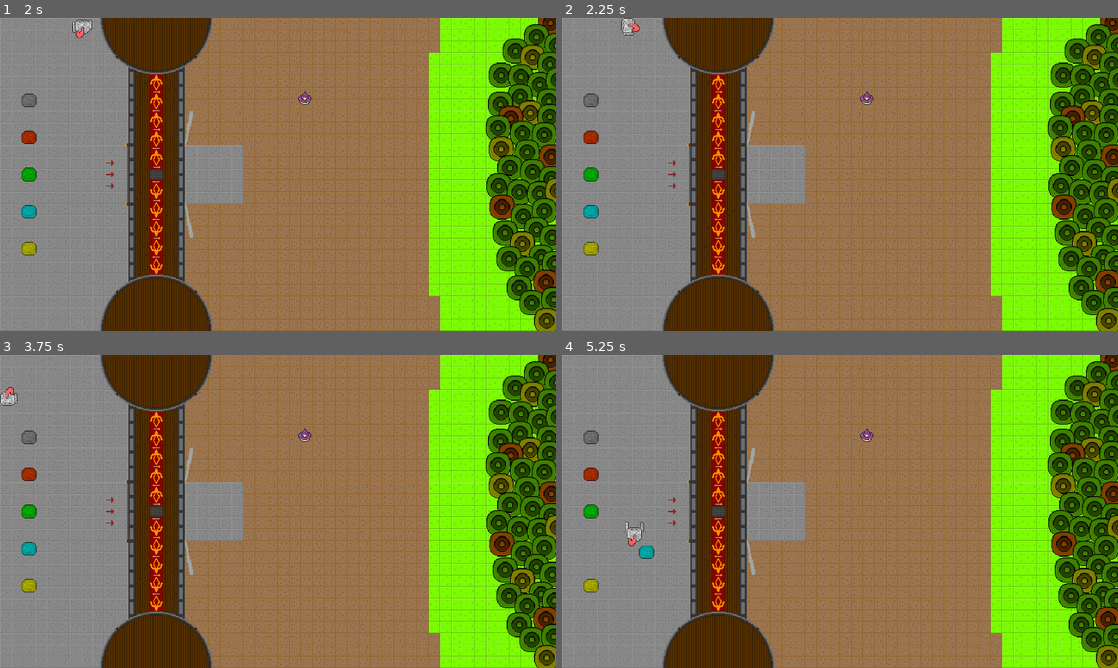
Above: before the commit, frames 1-4 (two rows, left to right).
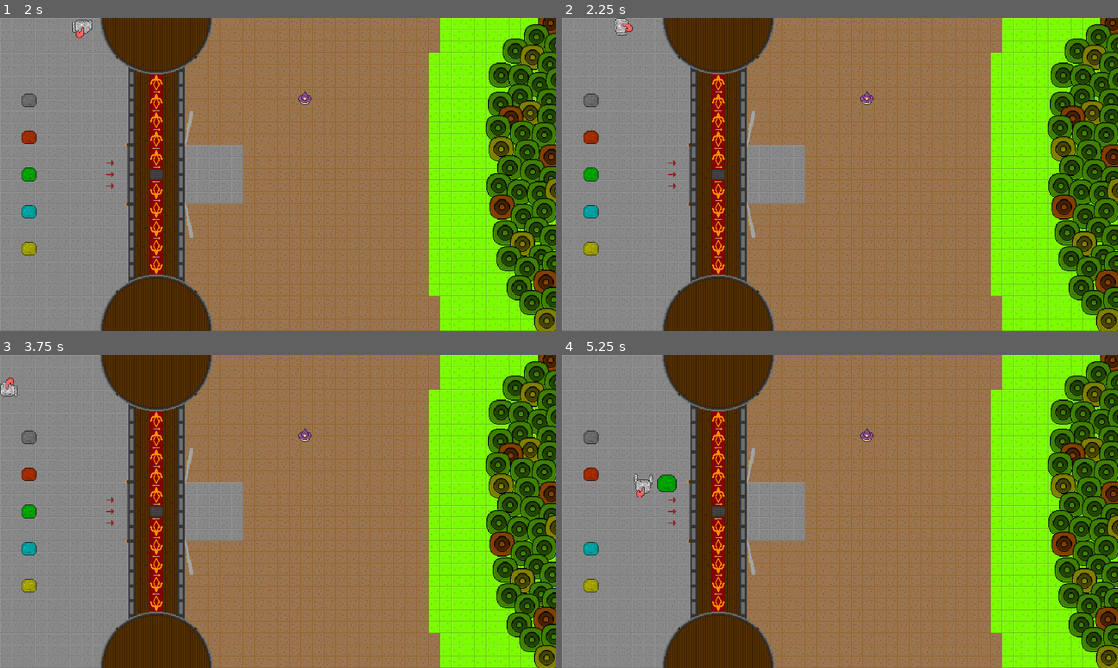
Above: after the commit, the same moments.

Repository: Nauviax/boulder-world
Game: Godot game, scene res://main_scene/main_scene.tscn
The game is run twice, just before and just after one commit, with the same random seed, the same clock (stepped at 60 frames per second) and the same inputs.
Inputs:
- Up to frame 1 (2 s): tap Enter at 0.5 s; hold Space (interact) 0.53-1.28 s; hold W (move_up) from 0.53 s (still down); tap Space (interact) at 1.35 s
- Up to frame 2 (2.25 s): tap Space (interact) at 2 s; release W (move_up) at 2.03 s; hold A (move_left) from 2.03 s (still down); hold Space (interact) from 2.03 s (still down); tap F at 2.1 s
- Up to frame 3 (3.75 s): release Space (interact) at 2.78 s; tap Space (interact) at 2.85 s; tap Enter at 3.5 s; release A (move_left) at 3.53 s; hold S (move_down) from 3.53 s (still down); hold Space (interact) from 3.53 s (still down)
- Up to frame 4 (5.25 s): release S (move_down) at 4.28 s; release Space (interact) at 4.28 s; hold D (move_right) 4.28-5.03 s; tap F at 4.35 s; tap Space (interact) at 4.55 s; hold W (move_up) from 5.03 s (still down); hold Space (interact) from 5.03 s (still down)

Frame 1 is identical in both runs. In frame 2, 0.2% of the frame differs, in the area x 9-14%, y 0-6%; in frame 3, 0.2%; in frame 4, 0.8%, in the area x 3-21%, y 38-66%.

Commit message:
Added throwing to boulders, misc other

Diff:
--- /dev/null
+++ b/entity/abstract_scripts/interactable.gd
@@ -0,0 +1,74 @@
+extends StaticBody2D
+class_name Interactable
+
+@onready var level_scene := get_parent() # Only used to re-parent to level
+@onready var screen_size := get_viewport_rect().size # For bouncing
+@onready var collision: CollisionShape2D = $CollisionShape2D
+@onready var init_collision_layer = collision_layer
+@onready var init_z_index = z_index # Bonus 50 added while in flight
+
+# Consts for modifying throw path
+const throw_height_factor = 0.2 # Ratio h/d; 0.2 means height is 20% of throw distance.
+const throw_scale_factor = 0.5 # % of base scale when at peak of arc
+
+var is_held := false
+var in_air := false
+
+func pickup(holder: Node2D, offset: Vector2 = Vector2.ZERO):
+	if in_air: return # Shouldn't happen, but just in case
+	is_held = true
+	collision_layer = 0 # Disable collision when being held (instantly, not deferred)
+	reparent(holder, false)
+	position = offset # Centre on holder
+
+func drop(drop_pos: Vector2, restore_collision: bool = true):
+	is_held = false
+	collision_layer = init_collision_layer if restore_collision else 0
+	reparent(level_scene, false)
+	position = drop_pos # Theoretically, position == global_position here
+
+# Animate from current position to target position
+func throw(target_pos: Vector2, speed: float):
+	if is_held:
+		drop(global_position, false) # Remain intangible
+	in_air = true
+	collision_layer = 0 # Redundant in most cases I assume but ehhh
+	z_index = init_z_index + 50
+	var start_pos := position
+	var distance := start_pos.distance_to(target_pos)
+	var duration := distance / speed
+	var arc_height := distance * throw_height_factor
+	var tween := create_tween()
+	tween.set_parallel(true)  # run both tweens at same time
+	tween.tween_method(func(progress: float):
+		# Calculate movement along arc (bouncing as needed)
+		var height_offset := sin(progress * PI) * arc_height
+		var next_position = start_pos.lerp(target_pos, progress) + Vector2(0, -height_offset)
+		position = bounce_screen_edges(next_position)
+	, 0.0, 1.0, duration)
+	tween.tween_method(func(progress: float):
+		# Scale based on arc progress
+		var scale_factor = 1.0 + sin(progress * PI) * throw_scale_factor
+		scale = Vector2(scale_factor, scale_factor)
+	, 0.0, 1.0, duration)
+	await tween.finished
+	land()
+
+# Called when landing, should be overridden if extra logic should run
+func land():
+	in_air = false
+	collision_layer = init_collision_layer
+	z_index = init_z_index
+	pass
+
+# Helper function to "bounce" a vector off of a screen edge
+func bounce_screen_edges(next_position: Vector2) -> Vector2:
+	if next_position.x < 0:
+		next_position.x = -next_position.x
+	elif next_position.x > screen_size.x:
+		next_position.x = screen_size.x - (next_position.x - screen_size.x)
+	if next_position.y < 0:
+		next_position.y = -next_position.y
+	elif next_position.y > screen_size.y:
+		next_position.y = screen_size.y - (next_position.y - screen_size.y)
+	return next_position
--- a/entity/interactable/boulder/boulder.tscn
+++ b/entity/boulder/boulder.tscn
@@ -1,12 +1,13 @@
 [gd_scene format=3 uid="uid://ckc6x62sbj681"]
 
-[ext_resource type="Script" uid="uid://cdteqrwtjeeof" path="res://entity/interactable/boulder/boulder.gd" id="1_8fnyb"]
+[ext_resource type="Script" uid="uid://cdteqrwtjeeof" path="res://entity/boulder/boulder.gd" id="1_8fnyb"]
 [ext_resource type="Texture2D" uid="uid://m8ohtw86up7x" path="res://resources/entity/Boulder.png" id="1_p0i7d"]
 
 [sub_resource type="CircleShape2D" id="CircleShape2D_g4v7s"]
 radius = 16.0
 
 [node name="Boulder" type="StaticBody2D" unique_id=458417574]
+z_index = 5
 collision_layer = 16
 collision_mask = 0
 script = ExtResource("1_8fnyb")
--- /dev/null
+++ b/entity/enemy/enemy.gd
@@ -0,0 +1,2 @@
+extends CharacterBody2D
+class_name EnemyBasic
--- a/entity/enemy/enemy.tscn
+++ b/entity/enemy/enemy.tscn
@@ -1,13 +1,16 @@
 [gd_scene format=3 uid="uid://f568a0wdiaqb"]
 
 [ext_resource type="SpriteFrames" uid="uid://dwj025sx2exjc" path="res://entity/enemy/purple_enemy_frames.tres" id="1_8vdsg"]
+[ext_resource type="Script" uid="uid://bjahk5c3nase3" path="res://entity/enemy/enemy.gd" id="1_lvn57"]
 
 [sub_resource type="CircleShape2D" id="CircleShape2D_pshc1"]
 radius = 23.0
 
 [node name="Enemy" type="CharacterBody2D" unique_id=1315167089]
+z_index = 10
 collision_layer = 8
 collision_mask = 30
+script = ExtResource("1_lvn57")
 
 [node name="CollisionShape2D" type="CollisionShape2D" parent="." unique_id=1867915934]
 shape = SubResource("CircleShape2D_pshc1")
--- /dev/null
+++ b/entity/environment/castle.tscn
@@ -0,0 +1,34 @@
+[gd_scene format=3 uid="uid://dq6bqt7363tj"]
+
+[ext_resource type="Texture2D" uid="uid://dkn05pn6w3vcp" path="res://resources/environment/Castle.png" id="1_q7215"]
+
+[sub_resource type="CircleShape2D" id="CircleShape2D_bfjm1"]
+radius = 196.0
+
+[sub_resource type="RectangleShape2D" id="RectangleShape2D_g4v7s"]
+size = Vector2(194, 275)
+
+[node name="Castle" type="StaticBody2D" unique_id=1100447753]
+z_index = 30
+collision_layer = 2
+collision_mask = 0
+
+[node name="CollisionTopCircle" type="CollisionShape2D" parent="." unique_id=1322720582]
+position = Vector2(0, -540)
+shape = SubResource("CircleShape2D_bfjm1")
+
+[node name="CollisionTopWall" type="CollisionShape2D" parent="." unique_id=1073039363]
+position = Vector2(0, 240)
+shape = SubResource("RectangleShape2D_g4v7s")
+
+[node name="CollisionBottomWall" type="CollisionShape2D" parent="." unique_id=1901303442]
+position = Vector2(0, -240)
+shape = SubResource("RectangleShape2D_g4v7s")
+
+[node name="CollisionBottomCircle" type="CollisionShape2D" parent="." unique_id=1584959937]
+position = Vector2(0, 540)
+shape = SubResource("CircleShape2D_bfjm1")
+
+[node name="Castle" type="Sprite2D" parent="." unique_id=403472217]
+scale = Vector2(1.3506945, 1.3506942)
+texture = ExtResource("1_q7215")
--- a/entity/interactable/interactable.gd
+++ /dev/null
@@ -1,20 +0,0 @@
-extends StaticBody2D
-class_name Interactable
-
-@onready var level_scene := get_parent() # Only used to re-parent to level
-@onready var collision: CollisionShape2D = $CollisionShape2D
-@onready var init_collision_layer = collision_layer
-
-var is_held := false
-
-func pickup(holder: Node2D, offset: Vector2 = Vector2.ZERO) -> void:
-	is_held = true
-	collision_layer = 0 # Disable collision when being held (instantly, not deferred)
-	reparent(holder, false)
-	position = offset # Centre on holder
-
-func drop(drop_position: Vector2) -> void:
-	is_held = false
-	collision_layer = init_collision_layer # Restore collision
-	reparent(level_scene, false)
-	position = drop_position # Theoretically, position == global_position here
--- a/entity/player/player.gd
+++ b/entity/player/player.gd
@@ -7,14 +7,21 @@
 @onready var holdingNode: Node2D = body.get_node("HoldingNode")
 @onready var pickupNode: Node2D = holdingNode.get_node("PickupOffset")
 
-# Variable constants for player movement
-const max_speed = 1024 # Max speed assuming no friction.
-const acceleration = 0.1 # % of remaining speed added each tick. (Remaining being max - current)
-const friction = 0.15 # % of speed lost each tick (60tps)
+# Player movement consts
+const max_speed := 1024 # Max speed assuming no friction.
+const acceleration := 0.1 # % of remaining speed added each tick. (Remaining being max - current)
+const friction := 0.15 # % of speed lost each tick (60tps)
+const fastmode_mult = 1.5 # Speed and throw mult during fastmode
+
+# Player throwing consts
+const throw_distance := 600 # Pixels
+const throw_air_time := 1.0 # Seconds
+const throw_speed := throw_distance / throw_air_time
 
 # Player state
 var fastmode := false # !!! TEMP, controls "prepare" movement
-var heldItem: Interactable = null
+var held_item: Interactable = null
+var last_dir_input := Vector2.ZERO # Used for throwing direction
 
 # Connect internal signals
 func _ready() -> void:
@@ -34,18 +41,19 @@
 		input_dir.x += 1
 
 	# Misc calculations
-	var speed_mult = 2 if fastmode else 1
+	var speed_mult = fastmode_mult if fastmode else 1.0
+	last_dir_input = input_dir.normalized()
 
 	# Apply friction to current velocity (Regardless of input)
 	velocity = lerp(velocity, Vector2.ZERO, friction)
 	# Lerp towards input direction, and face that direction
 	if input_dir != Vector2.ZERO:
-		velocity = lerp(velocity, input_dir.normalized() * max_speed * speed_mult, acceleration)
+		velocity = lerp(velocity, last_dir_input * max_speed * speed_mult, acceleration)
 		body.rotation = velocity.angle() # Only rotate if movement input exists
 
 	# Update animation based on player state
 	animation.speed_scale = speed_mult
-	if heldItem or (animation.animation == "drop" and animation.is_playing()):
+	if held_item or (animation.animation == "drop" and animation.is_playing()):
 		pass # Do not animate walking while holding an item (Or still dropping it)
 	else:
 		if input_dir == Vector2.ZERO:
@@ -61,7 +69,7 @@
 # Player input controls (non-movement)
 func _input(event: InputEvent) -> void:
 	if event.is_action_pressed("interact"): # Space
-		if heldItem:
+		if held_item:
 			drop()
 		else:
 			# Check for items in reach
@@ -75,20 +83,24 @@
 
 # Pick up an item
 func pickup(item: Interactable):
-	if !heldItem:
-		heldItem = item
+	if !held_item:
+		held_item = item
 		animation.play("hold")
-		heldItem.pickup(holdingNode, pickupNode.position)
+		held_item.pickup(holdingNode, pickupNode.position)
 
-# Drop current item
+# Throw held item if moving. Drop held item if stationary
 func drop():
-	if heldItem:
+	if held_item:
 		animation.play("drop")
-		heldItem.drop(pickupNode.global_position)
-		heldItem = null
+		if last_dir_input != Vector2.ZERO:
+			var speed_mult = fastmode_mult if fastmode else 1.0
+			held_item.throw(position + last_dir_input * throw_distance * speed_mult, throw_speed * speed_mult)
+		else:
+			held_item.drop(pickupNode.global_position)
+		held_item = null
 
 # Handle specific effects based on animation frames
 func _on_animation_frame_changed() -> void:
 	if animation.animation == "hold" and animation.frame == 1:
-		if heldItem:
-			heldItem.position = Vector2.ZERO # Center held item at end of animation
+		if held_item:
+			held_item.position = Vector2.ZERO # Center held item at end of animation
--- a/entity/player/player.tscn
+++ b/entity/player/player.tscn
@@ -10,6 +10,7 @@
 size = Vector2(80, 80)
 
 [node name="Player" type="CharacterBody2D" unique_id=1315167089]
+z_index = 15
 collision_layer = 4
 collision_mask = 26
 script = ExtResource("1_e6ar1")
--- a/main_scene/main_scene.tscn
+++ b/main_scene/main_scene.tscn
@@ -1,34 +1,40 @@
 [gd_scene format=4 uid="uid://dpqdp2tqs3dt6"]
 
 [ext_resource type="Script" uid="uid://6kvideo6lw65" path="res://main_scene/main_scene.gd" id="1_angbg"]
-[ext_resource type="PackedScene" uid="uid://ckc6x62sbj681" path="res://entity/interactable/boulder/boulder.tscn" id="2_7ydga"]
+[ext_resource type="PackedScene" uid="uid://ckc6x62sbj681" path="res://entity/boulder/boulder.tscn" id="2_7ydga"]
 [ext_resource type="PackedScene" uid="uid://2nihqajv4pmu" path="res://entity/player/player.tscn" id="2_n0j53"]
 [ext_resource type="PackedScene" uid="uid://f568a0wdiaqb" path="res://entity/enemy/enemy.tscn" id="3_olt6v"]
 [ext_resource type="TileSet" uid="uid://x5ico26dg14" path="res://resources/tiles/tile_set.tres" id="4_bfjm1"]
 [ext_resource type="Texture2D" uid="uid://dkev37iv3iejy" path="res://resources/environment/Forest.png" id="5_7ydga"]
-[ext_resource type="Texture2D" uid="uid://dkn05pn6w3vcp" path="res://resources/environment/Castle.png" id="6_4md8c"]
+[ext_resource type="PackedScene" uid="uid://dq6bqt7363tj" path="res://entity/environment/castle.tscn" id="6_7ydga"]
 
-[sub_resource type="RectangleShape2D" id="RectangleShape2D_g4v7s"]
-size = Vector2(2000, 40)
+[sub_resource type="WorldBoundaryShape2D" id="WorldBoundaryShape2D_yf5fn"]
+normal = Vector2(0, 1)
 
-[sub_resource type="RectangleShape2D" id="RectangleShape2D_bfjm1"]
-size = Vector2(40, 1160)
+[sub_resource type="WorldBoundaryShape2D" id="WorldBoundaryShape2D_57qmd"]
+
+[sub_resource type="WorldBoundaryShape2D" id="WorldBoundaryShape2D_d0u6y"]
+normal = Vector2(1, 0)
+
+[sub_resource type="WorldBoundaryShape2D" id="WorldBoundaryShape2D_g4v7s"]
+normal = Vector2(-1, 0)
 
 [node name="MainScene" type="Node2D" unique_id=1388666685]
 script = ExtResource("1_angbg")
 boulder_scene = ExtResource("2_7ydga")
 
 [node name="Player" parent="." unique_id=1315167089 instance=ExtResource("2_n0j53")]
-z_index = 15
 position = Vector2(284, 206)
 
 [node name="Enemy" parent="." unique_id=655710091 instance=ExtResource("3_olt6v")]
-z_index = 10
 position = Vector2(1053, 276)
 
 [node name="TileMapFloor" type="TileMapLayer" parent="." unique_id=448561326]
 tile_map_data = PackedByteArray("AAAAAAAAAAAAAAEAAAAAAAEAAAAAAAEAAAABAAEAAAABAAEAAAACAAEAAAAAAAEAAAACAAAAAAAAAAEAAAABAA …(19360 unchanged characters)…
 tile_set = ExtResource("4_bfjm1")
+
+[node name="Castle" parent="." unique_id=1100447753 instance=ExtResource("6_7ydga")]
+position = Vector2(540, 540)
 
 [node name="Forest" type="Sprite2D" parent="." unique_id=1253761566]
 z_index = 30
@@ -36,42 +42,22 @@
 scale = Vector2(1.3525007, 1.3525007)
 texture = ExtResource("5_7ydga")
 
-[node name="Castle" type="Sprite2D" parent="." unique_id=1868223454]
-z_index = 30
-position = Vector2(540, 540)
-scale = Vector2(1.3506945, 1.3506942)
-texture = ExtResource("6_4md8c")
-
-[node name="Borders" type="Node2D" parent="." unique_id=568802456]
-
-[node name="Top" type="StaticBody2D" parent="Borders" unique_id=783617935]
-position = Vector2(960, -20)
+[node name="EdgeOfMap" type="StaticBody2D" parent="." unique_id=1152839807]
 collision_layer = 2
 collision_mask = 0
 
-[node name="CollisionShape2D" type="CollisionShape2D" parent="Borders/Top" unique_id=337824155]
-shape = SubResource("RectangleShape2D_g4v7s")
+[node name="Top" type="CollisionShape2D" parent="EdgeOfMap" unique_id=337824155]
+position = Vector2(960, 0)
+shape = SubResource("WorldBoundaryShape2D_yf5fn")
 
-[node name="Bottom" type="StaticBody2D" parent="Borders" unique_id=2101076412]
-position = Vector2(960, 1100)
-collision_layer = 2
-collision_mask = 0
+[node name="Bottom" type="CollisionShape2D" parent="EdgeOfMap" unique_id=1475135949]
+position = Vector2(960, 1080)
+shape = SubResource("WorldBoundaryShape2D_57qmd")
 
-[node name="CollisionShape2D" type="CollisionShape2D" parent="Borders/Bottom" unique_id=1475135949]
-shape = SubResource("RectangleShape2D_g4v7s")
+[node name="Left" type="CollisionShape2D" parent="EdgeOfMap" unique_id=1112222266]
+position = Vector2(0, 540)
+shape = SubResource("WorldBoundaryShape2D_d0u6y")
 
-[node name="Left" type="StaticBody2D" parent="Borders" unique_id=1780140293]
-position = Vector2(-20, 540)
-collision_layer = 2
-collision_mask = 0
-
-[node name="CollisionShape2D" type="CollisionShape2D" parent="Borders/Left" unique_id=1112222266]
-shape = SubResource("RectangleShape2D_bfjm1")
-
-[node name="Right" type="StaticBody2D" parent="Borders" unique_id=1428869276]
-position = Vector2(1940, 540)
-collision_layer = 2
-collision_mask = 0
-
-[node name="CollisionShape2D" type="CollisionShape2D" parent="Borders/Right" unique_id=364024249]
-shape = SubResource("RectangleShape2D_bfjm1")
+[node name="Right" type="CollisionShape2D" parent="EdgeOfMap" unique_id=364024249]
+position = Vector2(1920, 540)
+shape = SubResource("WorldBoundaryShape2D_g4v7s")
Renamed: entity/interactable/interactable.gd.uid -> entity/abstract_scripts/interactable.gd.uid
Renamed: entity/interactable/boulder/boulder.gd -> entity/boulder/boulder.gd
Renamed: entity/interactable/boulder/boulder.gd.uid -> entity/boulder/boulder.gd.uid
Not shown, added: entity/enemy/enemy.gd.uid
